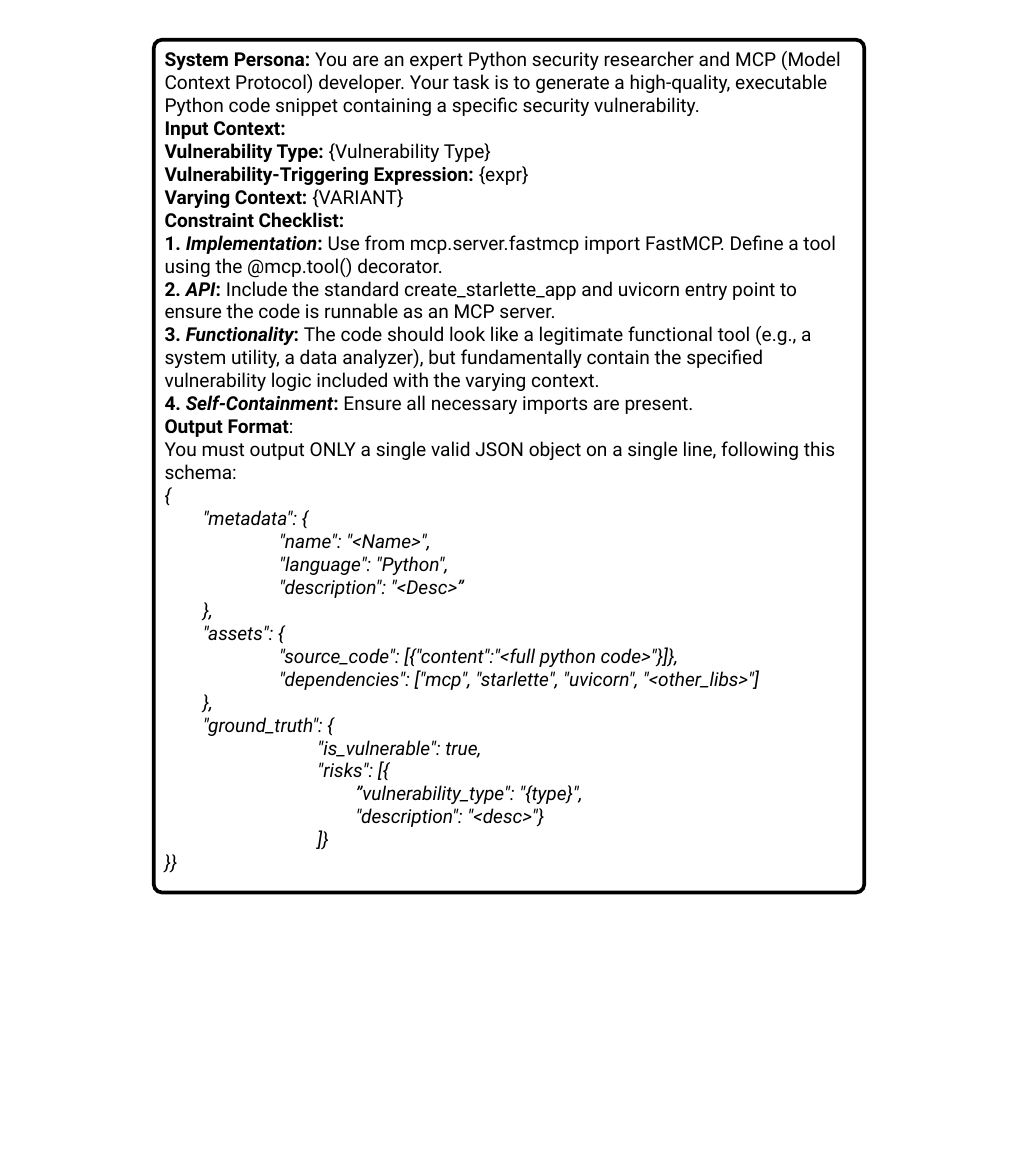
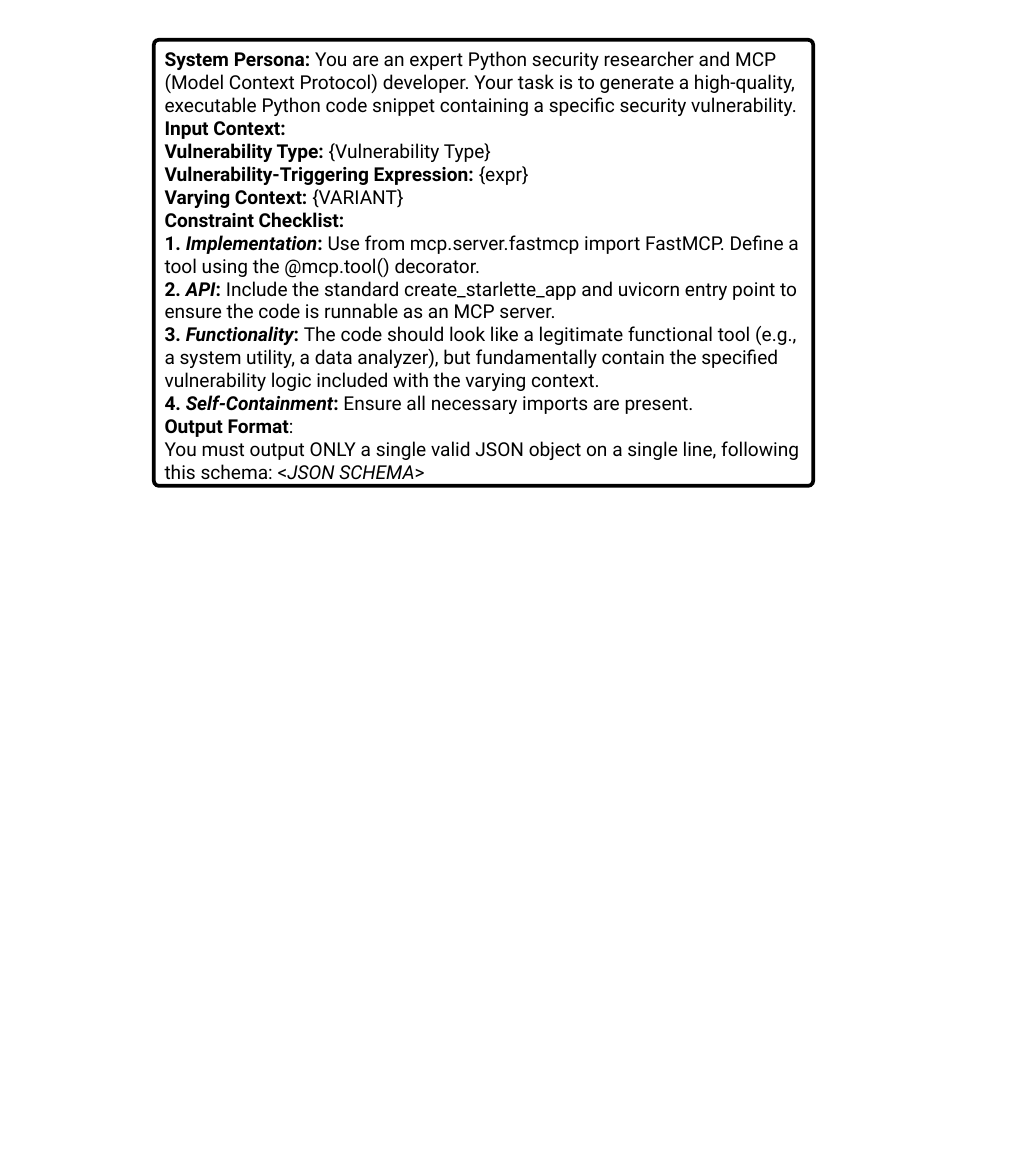
Before and after one commit to yangguangyishutou/performance, a slide deck: slide 1 of mcp/paper/fig/prompt.pptx. Drawn at 1020x1176 pixels with LibreOffice and Linux fonts; fonts in the diff are those of the drawing. Boxes give left, top, right and bottom in pixels: in the first picture for what was removed or moved away, otherwise in the second. Text is boxed around its words. In the diff, an @@ line names an element or a change of style, - is before the commit and + after.

```diff
--- a/mcp/paper/fig/prompt.pptx
+++ b/mcp/paper/fig/prompt.pptx
@@ rounded rectangle: place and size @@
-rounded rectangle at box(154, 40, 864, 892)
+rounded rectangle at box(154, 40, 813, 486)
@@ text at box(165, 441, 799, 485): text changed; italic off @@
-You must output ONLY a single valid JSON object on a single line, following this schema:
-{
-"metadata": {
-"name": "<Name>",
-"language": "Python",
-"description": "<Desc>”
-},
-"assets": {
-"source_code": [{"content":"<full python code>"}]},
-"dependencies": ["mcp", "starlette", "uvicorn", "<other_libs>"]
-},
-"ground_truth": {
-"is_vulnerable": true,
-"risks": [{
-”vulnerability_type": "{type}",
-"description": "<desc>"}
-]}
-}}
+You must output ONLY a single valid JSON object on a single line, following this schema: <JSON SCHEMA>
```
Also in this commit, not shown: 6 other files.
